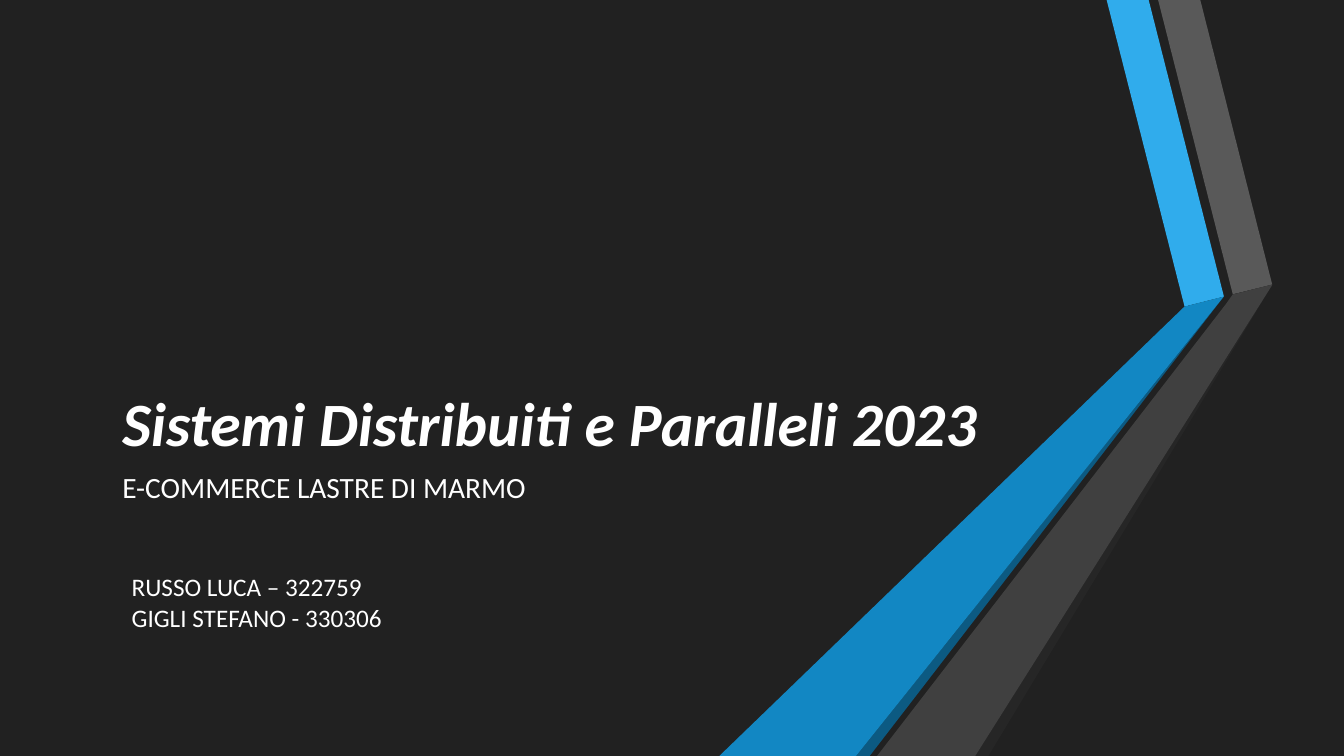
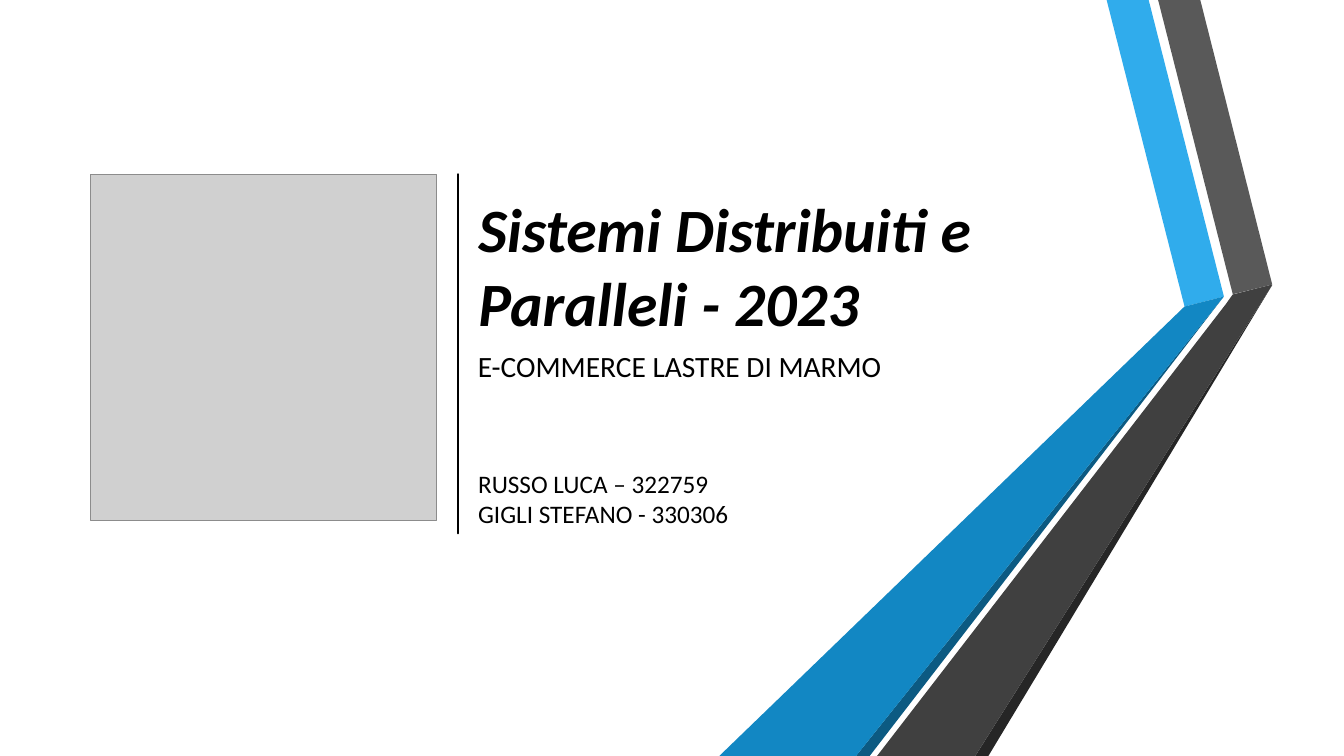
Before and after one commit to liuk1221/ProgettoSDEP2023, a slide deck: slide 1 of PresentazioneSDEP2023.pptx. Drawn at 1344x756 pixels with LibreOffice and Linux fonts; fonts in the diff are those of the drawing; grey boxes stand for pictures. Boxes give left, top, right and bottom in pixels: in the first picture for what was removed or moved away, otherwise in the second. Text is boxed around its words. In the diff, an @@ line names an element or a change of style, - is before the commit and + after.

```diff
--- a/PresentazioneSDEP2023.pptx
+++ b/PresentazioneSDEP2023.pptx
@@ background #212121 to #FFFFFF @@
@@ rectangle at (0,0,1344,756): fill #212121 to #FFFFFF @@
@@ picture added at (91,174,437,520) @@
@@ line added from (458, 533) to (458, 174), #000000 1.25 pt @@
@@ title at (478,208,971,327): text changed; text colour #FFFFFF to #000000 @@
-Sistemi Distribuiti e Paralleli 2023
+Sistemi Distribuiti e Paralleli - 2023
@@ subtitle "E-COMMERCE LASTRE DI MARMO": place and size @@
-subtitle "E-COMMERCE LASTRE DI MARMO" at (122,479,526,498)
+subtitle "E-COMMERCE LASTRE DI MARMO" at (478,358,882,378)
@@ subtitle "E-COMMERCE LASTRE DI MARMO" at (478,358,882,378): text colour #FFFFFF to #000000 @@
@@ text "RUSSO LUCA – 322759" at (478,476,729,524): text colour #FFFFFF to #000000 @@
@@ text "RUSSO LUCA – 322759": place and size @@
-text "RUSSO LUCA – 322759" at (132,579,382,627)
+text "RUSSO LUCA – 322759" at (478,476,729,524)
```
Also in this commit, not shown: 1 other file.
